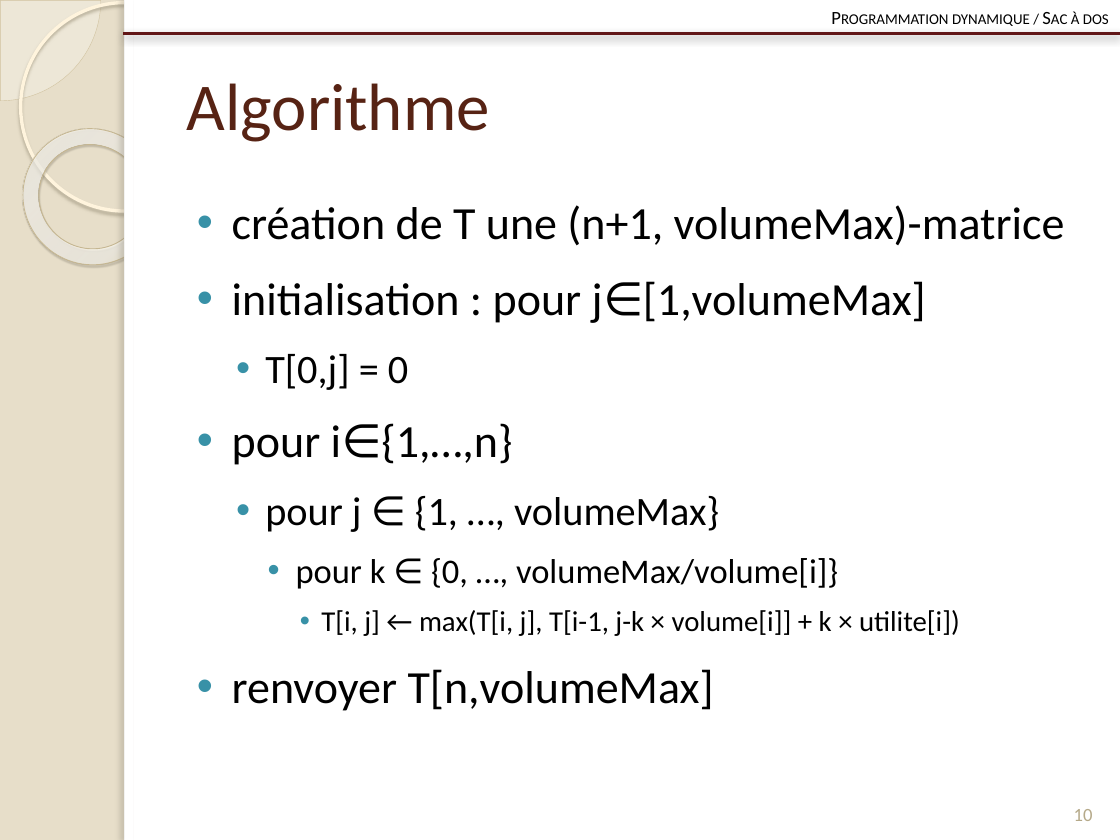
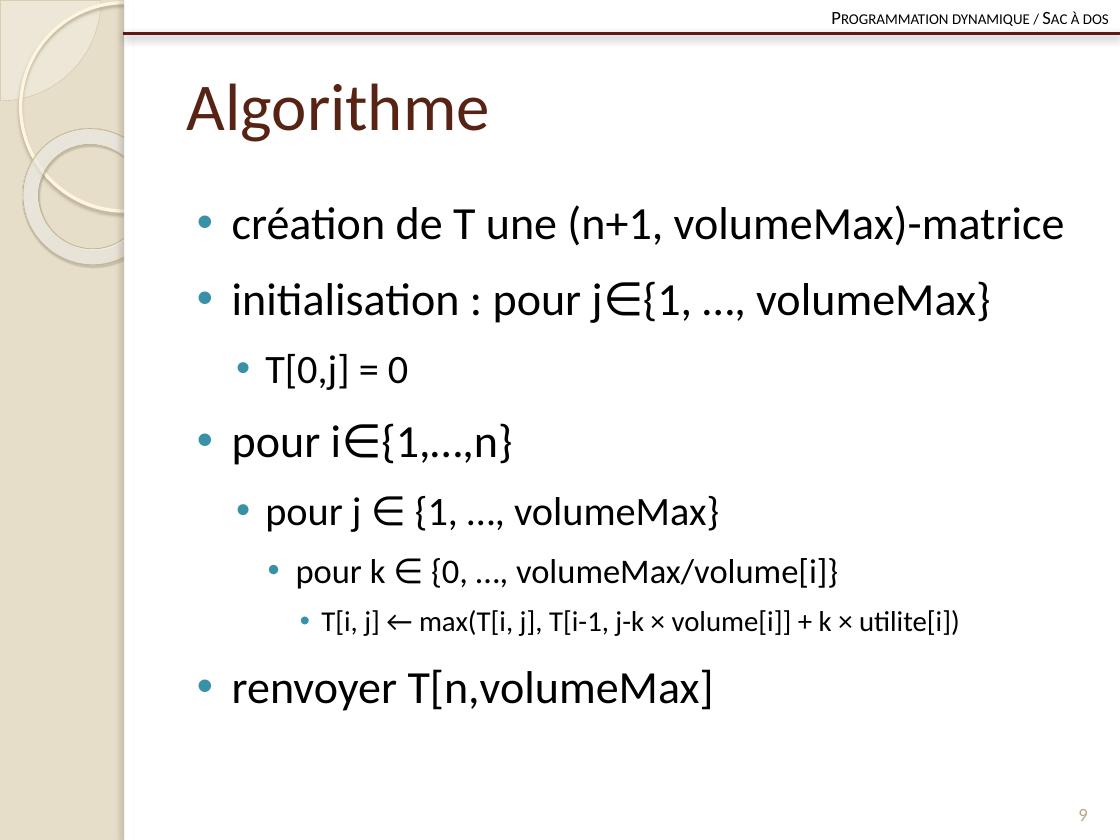
Before and after one commit to Origraena/moca, a slide deck: slide 10 of gmin213/tp/presentation/pres.pptx (slide 11 before the commit). Drawn at 1120x840 pixels with LibreOffice and Linux fonts; fonts in the diff are those of the drawing. Boxes give left, top, right and bottom in pixels: in the first picture for what was removed or moved away, otherwise in the second. Text is boxed around its words. In the diff, an @@ line names an element or a change of style, - is before the commit and + after.

```diff
--- a/gmin213/tp/presentation/pres.pptx
+++ b/gmin213/tp/presentation/pres.pptx
@@ text at [232,281,990,323]: text changed @@
-• initialisation : pour j∈[1,volumeMax]
+• initialisation : pour j∈{1, …, volumeMax}
@@ page number at [1078,809,1087,821]: text changed @@
-10
+9
```
Also in this commit, not shown: 5 other slides changed, 2 slides removed, 4 other files.
